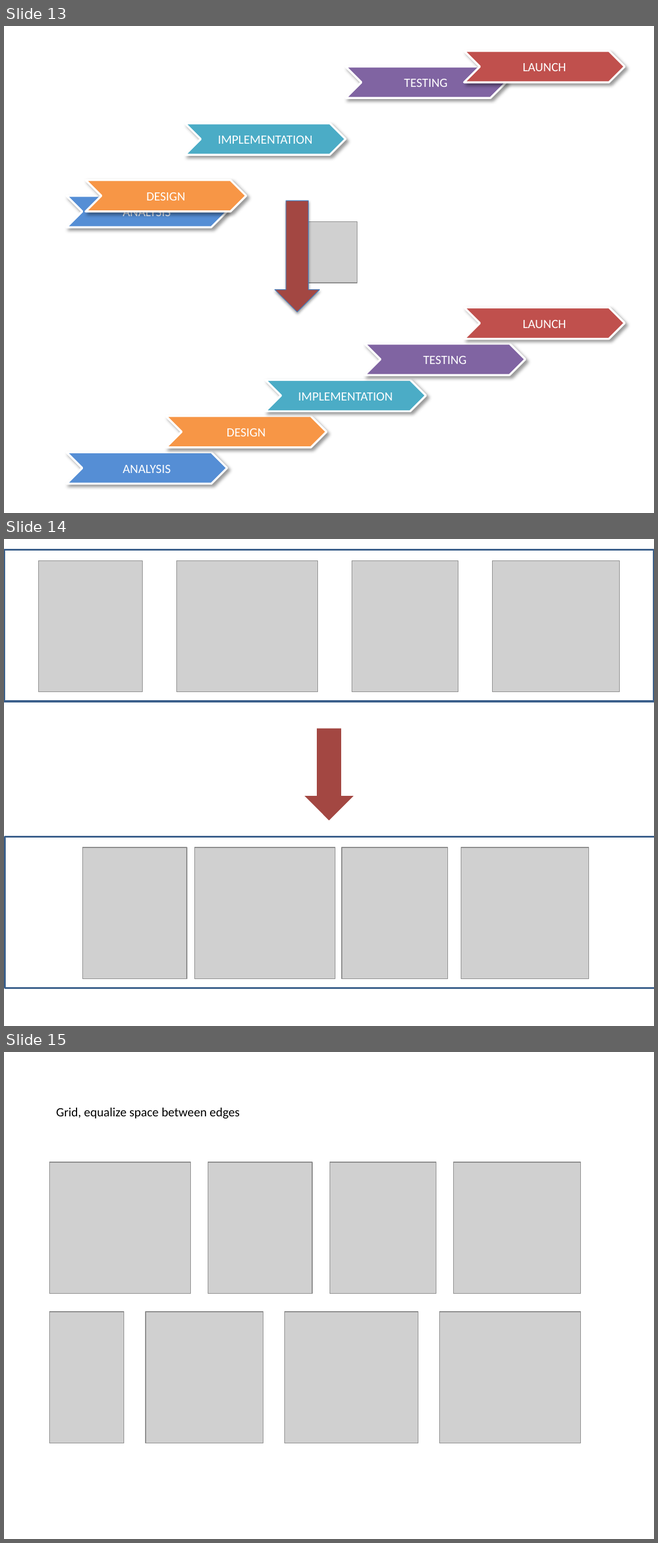
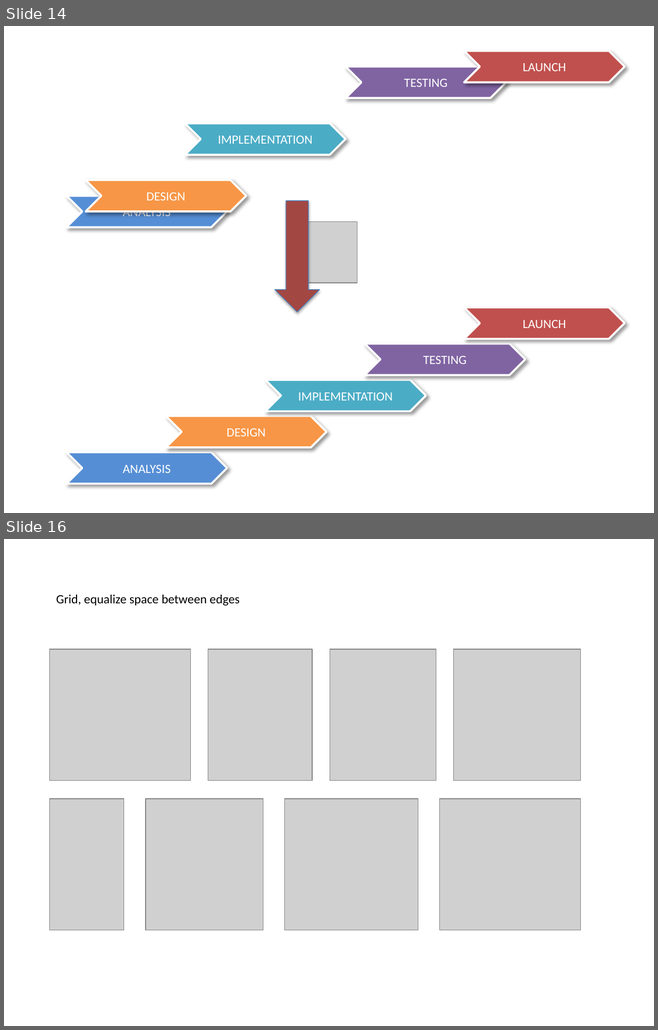
Before and after one commit to PowerPointLabs/PowerPointLabs, a slide deck: doc/Examples-PositionsLab.pptx. Shown one above the other, each under a label of ours: slides 13, 14 and 15 before the commit, slides 14 and 16 after it; the slides between them are not shown. The pictures are 658x1543 and 658x1030 pixels, drawn with LibreOffice and Linux fonts; fonts in the diff are those of the drawing; grey boxes stand for pictures. Boxes give left, top, right and bottom in pixels: in the first picture for what was removed or moved away, otherwise in the second. Text is boxed around its words. In the diff, an @@ line names an element or a change of style, - is before the commit and + after.

```diff
--- a/doc/Examples-PositionsLab.pptx
+++ b/doc/Examples-PositionsLab.pptx
@@ slide 14 removed at (4, 539, 654, 1026), background #FFFFFF @@
@@ rectangle removed at (4, 550, 654, 701) @@
@@ picture removed at (38, 560, 143, 692) @@
@@ picture removed at (177, 560, 318, 692) @@
@@ picture removed at (351, 560, 458, 692) @@
@@ picture removed at (492, 560, 619, 692) @@
@@ down arrow removed at (304, 729, 353, 821) @@
@@ rectangle removed at (5, 837, 654, 988) @@
@@ picture removed at (83, 848, 187, 979) @@
@@ picture removed at (194, 848, 335, 979) @@
@@ picture removed at (342, 848, 448, 979) @@
@@ picture removed at (461, 848, 589, 979) @@
@@ what was slide 13 is now slide 14 @@
@@ what was slide 15 is now slide 16 @@
```
Also in this commit, not shown: 3 slides added, 1 other file.
